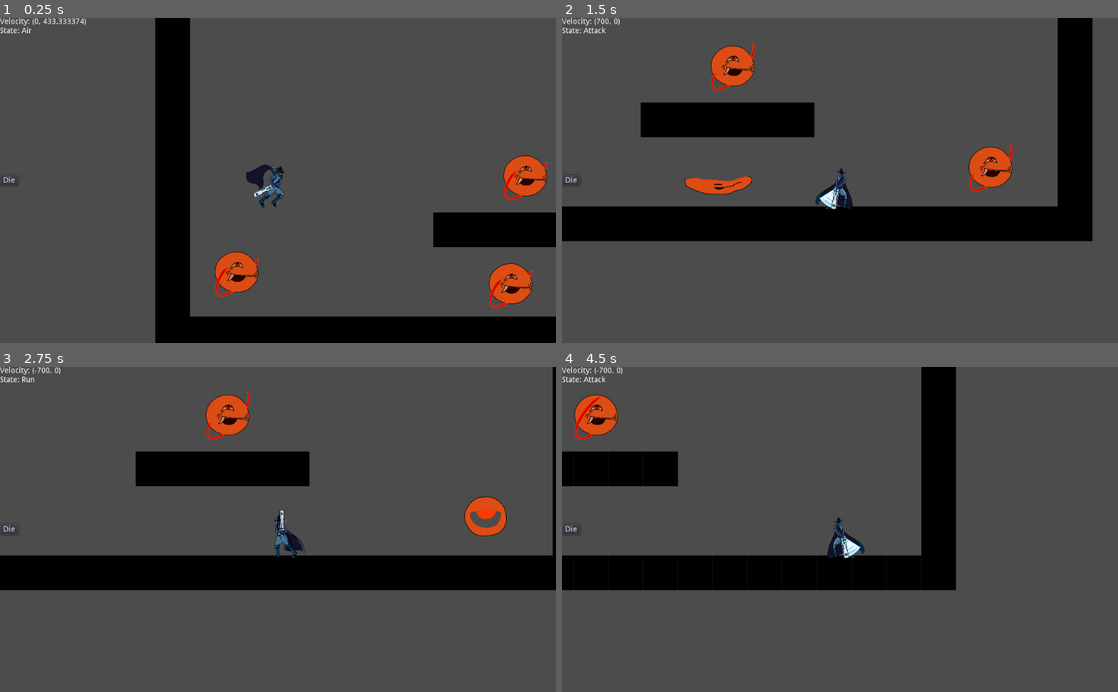
Above: before the commit, frames 1-4 (two rows, left to right).
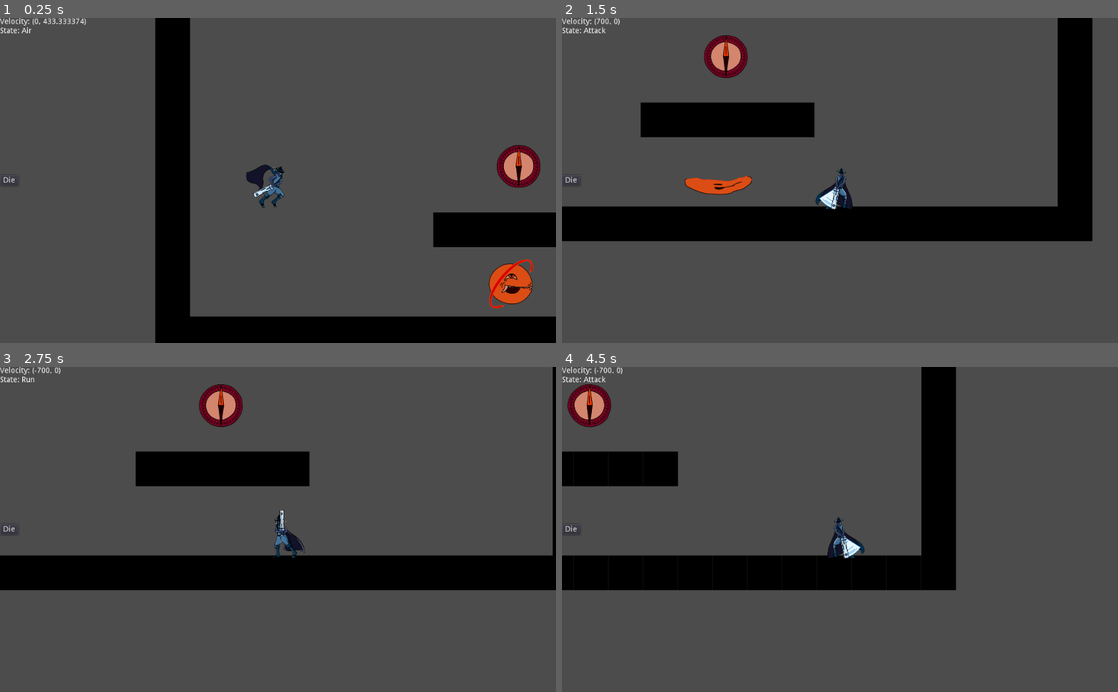
Above: after the commit, the same moments.

Repository: Dadard29/roguelike-jam-2
Game: Godot game, scene res://scenes/Game.tscn
The game is run twice, just before and just after one commit, with the same random seed, the same clock (stepped at 60 frames per second) and the same inputs.
Inputs:
- Up to frame 1 (0.25 s): no input
- Up to frame 2 (1.5 s): hold Right (ui_right) from 0.53 s (still down); tap X (attack) at 0.6, 1.35 s; tap Up (ui_up) at 0.77 s
- Up to frame 3 (2.75 s): tap Up (ui_up) at 1.52 s; release Right (ui_right) at 2.03 s; hold Left (ui_left) from 2.03 s (still down); tap X (attack) at 2.1 s
- Up to frame 4 (4.5 s): release Left (ui_left) at 2.78 s; hold Right (ui_right) 2.78-4.28 s; tap X (attack) at 2.85, 3.6, 4.35 s; tap Up (ui_up) at 3.02, 3.77 s; hold Left (ui_left) from 4.28 s (still down)

The runs differ from the first frame. In frame 1, 2.1% of the frame differs, in the area x 38-99%, y 39-89%; in frame 2, 2.0%; in frame 3, 1.7%; in frame 4, 1.1%.

Commit message:
added enemy inter anims

Diff:
--- a/project.godot
+++ b/project.godot
@@ -46,7 +46,7 @@
 
 attack={
 "deadzone": 0.5,
-"events": [ Object(InputEventKey,"resource_local_to_scene":false,"resource_name":"","device":0,"alt":false,"shift":false,"control":false,"meta":false,"command":false,"pressed":false,"scancode":88,"unicode":0,"echo":false,"script":null)
+"events": [ Object(InputEventKey,"resource_local_to_scene":false,"resource_name":"","device":0,"alt":false,"shift":false,"control":false,"meta":false,"command":false,"pressed":false,"scancode":88,"physical_scancode":0,"unicode":0,"echo":false,"script":null)
  ]
 }
 
--- /dev/null
+++ b/resources/EnemyInterSprites.tres
@@ -0,0 +1,24 @@
+[gd_resource type="SpriteFrames" load_steps=10 format=2]
+
+[ext_resource path="res://assets/sprites/enemy/inter/idle/body/enemy_inter_idle_body0004.png" type="Texture" id=1]
+[ext_resource path="res://assets/sprites/enemy/inter/idle/body/enemy_inter_idle_body0005.png" type="Texture" id=2]
+[ext_resource path="res://assets/sprites/enemy/inter/die/enemy_inter_die0007.png" type="Texture" id=3]
+[ext_resource path="res://assets/sprites/enemy/inter/die/enemy_inter_die0006.png" type="Texture" id=4]
+[ext_resource path="res://assets/sprites/enemy/inter/die/enemy_inter_die0009.png" type="Texture" id=5]
+[ext_resource path="res://assets/sprites/enemy/inter/die/enemy_inter_die0008.png" type="Texture" id=6]
+[ext_resource path="res://assets/sprites/enemy/inter/die/enemy_inter_die0004.png" type="Texture" id=7]
+[ext_resource path="res://assets/sprites/enemy/inter/die/enemy_inter_die0005.png" type="Texture" id=8]
+[ext_resource path="res://assets/sprites/enemy/inter/die/enemy_inter_die0010.png" type="Texture" id=9]
+
+[resource]
+animations = [ {
+"frames": [ ExtResource( 1 ), ExtResource( 2 ) ],
+"loop": true,
+"name": "idle",
+"speed": 5.0
+}, {
+"frames": [ ExtResource( 7 ), ExtResource( 8 ), ExtResource( 4 ), ExtResource( 3 ), ExtResource( 6 ), ExtResource( 5 ), ExtResource( 9 ), null ],
+"loop": true,
+"name": "die",
+"speed": 5.0
+} ]
--- a/resources/EnemyShaderFlashAnim.tres
+++ b/resources/EnemyShaderFlashAnim.tres
@@ -3,13 +3,15 @@
 [resource]
 resource_name = "flash"
 length = 0.4
-tracks/0/type = "bezier"
+tracks/0/type = "value"
 tracks/0/path = NodePath("Sprite:material:shader_param/flash_state")
 tracks/0/interp = 1
 tracks/0/loop_wrap = true
 tracks/0/imported = false
 tracks/0/enabled = true
 tracks/0/keys = {
-"points": PoolRealArray( 0, -0.25, 0, 0.25, 0, 1, -0.25, 0, 0.25, 0, 0, -0.25, 0, 0.25, 0 ),
-"times": PoolRealArray( 0, 0.2, 0.4 )
+"times": PoolRealArray( 0, 0.2, 0.4 ),
+"transitions": PoolRealArray( 1, 0.5, 2 ),
+"update": 0,
+"values": [ 0.0, 1.0, 0.0 ]
 }
--- a/scenes/entities/Enemy.gd
+++ b/scenes/entities/Enemy.gd
@@ -5,9 +5,11 @@
 onready var _audio_hit = $AudioImpact
 onready var _player = $Animation/Player
 
-var dying: bool = false
+signal dying
 
 func _die():
+	emit_signal("dying")
+
 	_collision_box.call_deferred("set_disabled", true)
 	_animation.play("die")
 	yield(_animation, "animation_finished")
--- a/scenes/entities/Enemy.tscn
+++ b/scenes/entities/Enemy.tscn
@@ -9,8 +9,24 @@
 [ext_resource path="res://assets/sprites/enemy/basic/die/basic_die0002.png" type="Texture" id=7]
 [ext_resource path="res://assets/sprites/enemy/basic/die/basic_die0000.png" type="Texture" id=8]
 [ext_resource path="res://assets/sprites/enemy/basic/die/basic_die0004.png" type="Texture" id=9]
+[ext_resource path="res://assets/sounds/hit.mp3" type="AudioStream" id=10]
 [ext_resource path="res://assets/sprites/enemy/basic/idle/basic_idle0000.png" type="Texture" id=16]
 [ext_resource path="res://assets/sprites/enemy/basic/idle/basic_idle0001.png" type="Texture" id=17]
+
+[sub_resource type="Animation" id=3]
+length = 0.001
+tracks/0/type = "value"
+tracks/0/path = NodePath("Sprite:material:shader_param/flash_state")
+tracks/0/interp = 1
+tracks/0/loop_wrap = true
+tracks/0/imported = false
+tracks/0/enabled = true
+tracks/0/keys = {
+"times": PoolRealArray( 0 ),
+"transitions": PoolRealArray( 1 ),
+"update": 0,
+"values": [ 0.0 ]
+}
 
 [sub_resource type="SpriteFrames" id=1]
 animations = [ {
@@ -35,6 +51,7 @@
 [node name="Animation" type="Node2D" parent="."]
 
 [node name="Player" type="AnimationPlayer" parent="Animation"]
+anims/RESET = SubResource( 3 )
 anims/flash = ExtResource( 2 )
 
 [node name="Sprite" type="AnimatedSprite" parent="Animation"]
@@ -43,13 +60,12 @@
 animation = "idle"
 playing = true
 
-[node name="Area2D" type="Area2D" parent="." groups=[
-"enemy_body",
-]]
+[node name="Area2D" type="Area2D" parent="." groups=["enemy_body"]]
 
 [node name="CollisionShape2D" type="CollisionShape2D" parent="Area2D"]
 shape = SubResource( 2 )
 
 [node name="AudioImpact" type="AudioStreamPlayer2D" parent="."]
+stream = ExtResource( 10 )
 
 [connection signal="area_entered" from="Area2D" to="." method="_on_Area2D_area_entered"]
--- a/scenes/entities/EnemyBasic.tscn
+++ b/scenes/entities/EnemyBasic.tscn
@@ -1,8 +1,7 @@
-[gd_scene load_steps=7 format=2]
+[gd_scene load_steps=6 format=2]
 
 [ext_resource path="res://scenes/entities/Enemy.tscn" type="PackedScene" id=1]
 [ext_resource path="res://resources/EnemyBasicSprites.tres" type="SpriteFrames" id=2]
-[ext_resource path="res://assets/sounds/hit.mp3" type="AudioStream" id=24]
 
 [sub_resource type="Shader" id=3]
 code = "shader_type canvas_item;
@@ -32,11 +31,8 @@
 [node name="Sprite" parent="Animation" index="1"]
 material = SubResource( 4 )
 frames = ExtResource( 2 )
-frame = 4
+frame = 7
 
 [node name="CollisionShape2D" parent="Area2D" index="0"]
 position = Vector2( 3.17838, -2.11893 )
 shape = SubResource( 2 )
-
-[node name="AudioImpact" parent="." index="2"]
-stream = ExtResource( 24 )
--- /dev/null
+++ b/scenes/entities/EnemyInter.tscn
@@ -0,0 +1,87 @@
+[gd_scene load_steps=35 format=2]
+
+[ext_resource path="res://scenes/entities/Enemy.tscn" type="PackedScene" id=1]
+[ext_resource path="res://resources/EnemyInterSprites.tres" type="SpriteFrames" id=2]
+[ext_resource path="res://assets/sprites/enemy/inter/idle/needle/enemy_inter_idle_needle0004.png" type="Texture" id=3]
+[ext_resource path="res://assets/sprites/enemy/inter/idle/needle/enemy_inter_idle_needle0005.png" type="Texture" id=4]
+[ext_resource path="res://assets/sprites/enemy/inter/attack/enemy_inter_attack0014.png" type="Texture" id=5]
+[ext_resource path="res://assets/sprites/enemy/inter/attack/enemy_inter_attack0013.png" type="Texture" id=6]
+[ext_resource path="res://assets/sprites/enemy/inter/attack/enemy_inter_attack0012.png" type="Texture" id=7]
+[ext_resource path="res://assets/sprites/enemy/inter/attack/enemy_inter_attack0009.png" type="Texture" id=8]
+[ext_resource path="res://assets/sprites/enemy/inter/attack/enemy_inter_attack0010.png" type="Texture" id=9]
+[ext_resource path="res://assets/sprites/enemy/inter/attack/enemy_inter_attack0008.png" type="Texture" id=10]
+[ext_resource path="res://assets/sprites/enemy/inter/attack/enemy_inter_attack0011.png" type="Texture" id=11]
+[ext_resource path="res://assets/sprites/enemy/inter/attack/enemy_inter_attack0029.png" type="Texture" id=12]
+[ext_resource path="res://assets/sprites/enemy/inter/attack/enemy_inter_attack0030.png" type="Texture" id=13]
+[ext_resource path="res://assets/sprites/enemy/inter/attack/enemy_inter_attack0015.png" type="Texture" id=14]
+[ext_resource path="res://assets/sprites/enemy/inter/attack/enemy_inter_attack0025.png" type="Texture" id=15]
+[ext_resource path="res://assets/sprites/enemy/inter/attack/enemy_inter_attack0026.png" type="Texture" id=16]
+[ext_resource path="res://assets/sprites/enemy/inter/attack/enemy_inter_attack0022.png" type="Texture" id=17]
+[ext_resource path="res://assets/sprites/enemy/inter/attack/enemy_inter_attack0024.png" type="Texture" id=18]
+[ext_resource path="res://assets/sprites/enemy/inter/attack/enemy_inter_attack0017.png" type="Texture" id=19]
+[ext_resource path="res://assets/sprites/enemy/inter/attack/enemy_inter_attack0027.png" type="Texture" id=20]
+[ext_resource path="res://assets/sprites/enemy/inter/attack/enemy_inter_attack0032.png" type="Texture" id=21]
+[ext_resource path="res://assets/sprites/enemy/inter/attack/enemy_inter_attack0020.png" type="Texture" id=22]
+[ext_resource path="res://assets/sprites/enemy/inter/attack/enemy_inter_attack0021.png" type="Texture" id=23]
+[ext_resource path="res://assets/sprites/enemy/inter/attack/enemy_inter_attack0016.png" type="Texture" id=24]
+[ext_resource path="res://assets/sprites/enemy/inter/attack/enemy_inter_attack0023.png" type="Texture" id=25]
+[ext_resource path="res://assets/sprites/enemy/inter/attack/enemy_inter_attack0031.png" type="Texture" id=26]
+[ext_resource path="res://assets/sprites/enemy/inter/attack/enemy_inter_attack0018.png" type="Texture" id=27]
+[ext_resource path="res://assets/sprites/enemy/inter/attack/enemy_inter_attack0019.png" type="Texture" id=28]
+[ext_resource path="res://assets/sprites/enemy/inter/attack/enemy_inter_attack0028.png" type="Texture" id=29]
+[ext_resource path="res://scenes/entities/EnemyInterNeedle.gd" type="Script" id=30]
+
+[sub_resource type="Shader" id=3]
+code = "shader_type canvas_item;
+
+uniform vec4 color: hint_color;
+uniform float flash_state: hint_range(0,1) = 0;
+
+void fragment() {
+	vec4 pixel_color = texture(TEXTURE, UV);
+	COLOR = mix(pixel_color, color, flash_state);
+	COLOR.a *= pixel_color.a;
+}"
+
+[sub_resource type="ShaderMaterial" id=4]
+resource_local_to_scene = true
+shader = SubResource( 3 )
+shader_param/color = Color( 1, 1, 1, 1 )
+shader_param/flash_state = 0.0
+
+[sub_resource type="SpriteFrames" id=5]
+animations = [ {
+"frames": [ ExtResource( 3 ), ExtResource( 4 ) ],
+"loop": true,
+"name": "idle",
+"speed": 5.0
+}, {
+"frames": [ ExtResource( 10 ), ExtResource( 8 ), ExtResource( 9 ), ExtResource( 11 ), ExtResource( 7 ), ExtResource( 6 ), ExtResource( 5 ), ExtResource( 14 ), ExtResource( 24 ), ExtResource( 19 ), ExtResource( 27 ), ExtResource( 28 ), ExtResource( 22 ), ExtResource( 23 ), ExtResource( 17 ), ExtResource( 25 ), ExtResource( 18 ), ExtResource( 15 ), ExtResource( 16 ), ExtResource( 20 ), ExtResource( 29 ), ExtResource( 12 ), ExtResource( 13 ), ExtResource( 26 ), ExtResource( 21 ) ],
+"loop": true,
+"name": "attack",
+"speed": 12.0
+} ]
+
+[sub_resource type="CapsuleShape2D" id=6]
+radius = 83.0439
+height = 0.0
+
+[node name="EnemyInter" instance=ExtResource( 1 )]
+scale = Vector2( 0.5, 0.5 )
+
+[node name="Sprite" parent="Animation" index="1"]
+material = SubResource( 4 )
+frames = ExtResource( 2 )
+
+[node name="Needle" type="AnimatedSprite" parent="Animation" index="2"]
+frames = SubResource( 5 )
+animation = "idle"
+frame = 1
+playing = true
+script = ExtResource( 30 )
+
+[node name="CollisionShape2D" parent="Area2D" index="0"]
+position = Vector2( 3.3712, -3.74577 )
+shape = SubResource( 6 )
+
+[connection signal="dying" from="." to="Animation/Needle" method="_on_EnemyInter_dying"]
--- /dev/null
+++ b/scenes/entities/EnemyInterNeedle.gd
@@ -0,0 +1,7 @@
+extends AnimatedSprite
+
+
+
+
+func _on_EnemyInter_dying():
+	self.set_visible(false)
--- /dev/null
+++ b/scenes/entities/EnemyInterProjectile.tscn
@@ -0,0 +1,28 @@
+[gd_scene load_steps=5 format=2]
+
+[ext_resource path="res://assets/sprites/enemy/inter/attack/enemy_inter_projectile0005.png" type="Texture" id=1]
+[ext_resource path="res://assets/sprites/enemy/inter/attack/enemy_inter_projectile0004.png" type="Texture" id=2]
+
+[sub_resource type="SpriteFrames" id=1]
+animations = [ {
+"frames": [ ExtResource( 2 ), ExtResource( 1 ) ],
+"loop": true,
+"name": "default",
+"speed": 6.0
+} ]
+
+[sub_resource type="CircleShape2D" id=2]
+radius = 24.9423
+
+[node name="EnemyInterProjectile" type="Node2D"]
+
+[node name="AnimatedSprite" type="AnimatedSprite" parent="."]
+position = Vector2( -4, 2 )
+frames = SubResource( 1 )
+frame = 1
+playing = true
+
+[node name="Area2D" type="Area2D" parent="."]
+
+[node name="CollisionShape2D" type="CollisionShape2D" parent="Area2D"]
+shape = SubResource( 2 )
--- a/scenes/entities/Perso.gd
+++ b/scenes/entities/Perso.gd
@@ -21,11 +21,10 @@
 func _on_CollisionDamage_area_entered(area: Area2D) -> void:
 	if area.is_in_group("enemy_body"):
 		var enemy = area.get_parent()
-		if enemy.dying:
-			return
 
 		# fixme
 		print("took damage")
+		print(enemy)
 
 func _debug():
 	_debug_label.set_text(
--- a/scenes/entities/Perso.tscn
+++ b/scenes/entities/Perso.tscn
@@ -110,7 +110,6 @@
 material = ExtResource( 73 )
 frames = SubResource( 1 )
 animation = "idle"
-frame = 1
 playing = true
 __meta__ = {
 "_edit_lock_": true
--- a/scenes/levels/Level1.tscn
+++ b/scenes/levels/Level1.tscn
@@ -1,7 +1,8 @@
-[gd_scene load_steps=5 format=2]
+[gd_scene load_steps=6 format=2]
 
 [ext_resource path="res://assets/sprites/tilemap/tilemap.png" type="Texture" id=1]
 [ext_resource path="res://scenes/entities/EnemyBasic.tscn" type="PackedScene" id=2]
+[ext_resource path="res://scenes/entities/EnemyInter.tscn" type="PackedScene" id=3]
 
 [sub_resource type="ConvexPolygonShape2D" id=1]
 points = PoolVector2Array( 64, 64, 0, 64, 0, 0, 64, 0 )
@@ -41,14 +42,5 @@
 [node name="EnemyBasic" parent="Enemies" instance=ExtResource( 2 )]
 position = Vector2( 459.619, -59.397 )
 
-[node name="EnemyBasic2" parent="Enemies" instance=ExtResource( 2 )]
-position = Vector2( 486.49, -258.801 )
-
-[node name="EnemyBasic3" parent="Enemies" instance=ExtResource( 2 )]
-position = Vector2( 961.665, -72.1248 )
-
-[node name="EnemyBasic4" parent="Enemies" instance=ExtResource( 2 )]
-position = Vector2( 825.319, -431.719 )
-
-[node name="EnemyBasic5" parent="Enemies" instance=ExtResource( 2 )]
-position = Vector2( -45.1973, -81.1147 )
+[node name="EnemyInter" parent="Enemies" instance=ExtResource( 3 )]
+position = Vector2( 474.963, -275.688 )
Binary file added: assets/sprites/enemy/inter/attack/enemy_inter_attack0008.png
Not shown, added: assets/sprites/enemy/inter/attack/enemy_inter_attack0008.png.import
Binary file added: assets/sprites/enemy/inter/attack/enemy_inter_attack0009.png
Not shown, added: assets/sprites/enemy/inter/attack/enemy_inter_attack0009.png.import
Binary file added: assets/sprites/enemy/inter/attack/enemy_inter_attack0010.png
Not shown, added: assets/sprites/enemy/inter/attack/enemy_inter_attack0010.png.import
Binary file added: assets/sprites/enemy/inter/attack/enemy_inter_attack0011.png
Not shown, added: assets/sprites/enemy/inter/attack/enemy_inter_attack0011.png.import
Binary file added: assets/sprites/enemy/inter/attack/enemy_inter_attack0012.png
Not shown, added: assets/sprites/enemy/inter/attack/enemy_inter_attack0012.png.import
Binary file added: assets/sprites/enemy/inter/attack/enemy_inter_attack0013.png
Not shown, added: assets/sprites/enemy/inter/attack/enemy_inter_attack0013.png.import
(and 71 more such lines)
